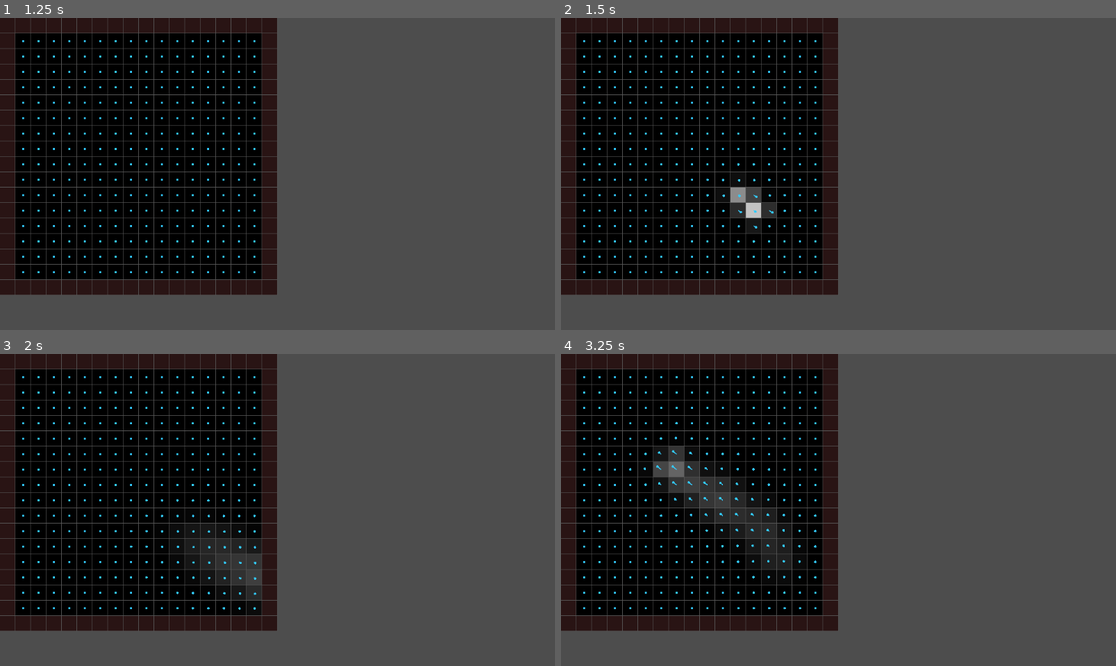
Above: before the commit, frames 1-4 (two rows, left to right).
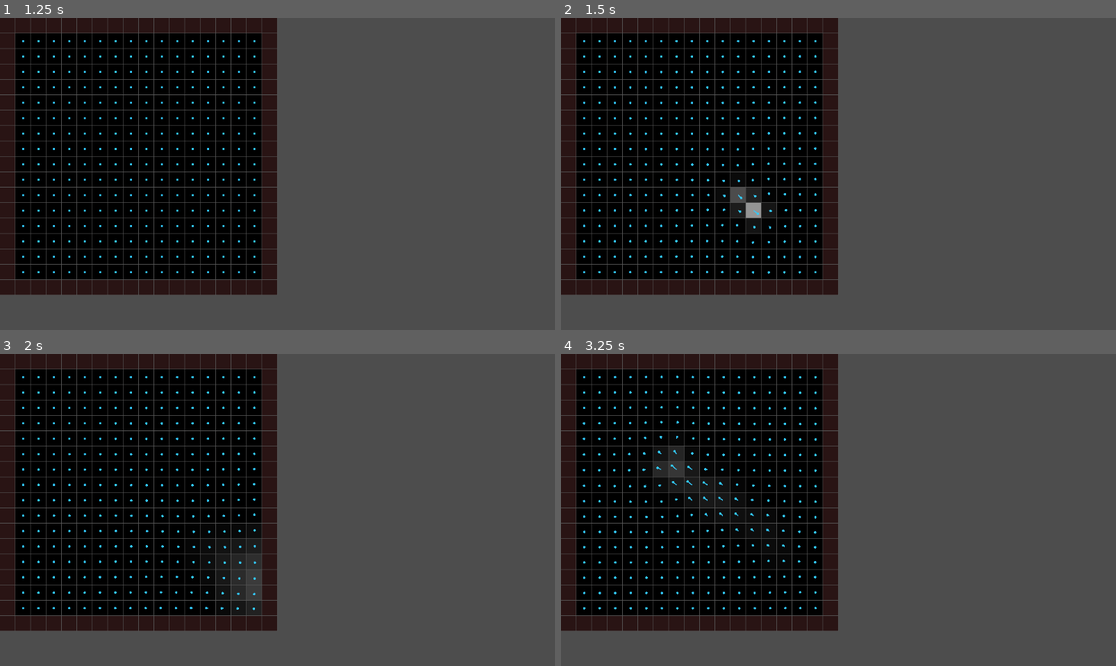
Above: after the commit, the same moments.

Repository: rskupnik/godot-fluid-simulation-demo
Game: Godot game, scene res://root.tscn
Two runs of this game, one before a commit and one after it. Both use one fixed random seed, a clock stepped at 60 frames per second and the inputs below.
Inputs (mouse positions are in pixels of both pictures, inside the frame that each line leads up to):
- Up to frame 1 (1.25 s): tap Enter at 0.5 s; move the mouse to (399, 158) at 0.52 s; click (399, 158) at 0.67 s
- Up to frame 2 (1.5 s): tap Space at 1.25 s; drag from (727, 189) to (810, 236) at 1.27 s
- Up to frame 3 (2 s): no input
- Up to frame 4 (3.25 s): move the mouse to (894, 441) at 2.02 s; click (894, 441) at 2.17 s; tap Enter at 2.75 s; drag from (810, 572) to (672, 463) at 2.77 s

Frame 1 is identical in both runs. In frame 2, 0.8% of the frame differs, in the area x 4-47%, y 7-82%; in frame 3, 0.5%; in frame 4, 2.9%, in the area x 3-47%, y 6-82%.

Commit message:
add velocity projection

Diff:
--- a/fluid_grid.gd
+++ b/fluid_grid.gd
@@ -29,6 +29,11 @@
 # "v" stores the vertical velocity (y direction)
 var v: PackedFloat32Array
 var v_prev: PackedFloat32Array
+
+# TODO: What are those?
+# Helper fields for projection
+var pressure: PackedFloat32Array
+var divergence: PackedFloat32Array
 
 func _ready():
 	# Resize all the arrays properly
@@ -43,6 +48,8 @@
 	v.resize(size)
 	u_prev.resize(size)
 	v_prev.resize(size)
+	pressure.resize(size)
+	divergence.resize(size)
 
 	queue_redraw()
 
@@ -166,7 +173,7 @@
 				s0 * (t0 * density_prev[IX(i0, j0)] + t1 * density_prev[IX(i0, j1)]) +
 				s1 * (t0 * density_prev[IX(i1, j0)] + t1 * density_prev[IX(i1, j1)])
 			)
-	set_bnd(BoundaryType.DENSITY, density)
+	set_bnd(BoundaryType.SCALAR, density)
 
 # When we advect density, we move density along the velocity field
 # Here we do the same but with the velocity itself - so we move velocity along the velocity field
@@ -216,6 +223,88 @@
 	set_bnd(BoundaryType.VELOCITY_HORIZONTAL, u)
 	set_bnd(BoundaryType.VELOCITY_VERTICAL, v)
 
+# Projection is what makes the simulation behave natural
+# We want to simulate an incompressible fluid, which means that density should neither magically
+# "pile-up" (compress) or "vanish" (decompress) - basically we want it to conserve mass
+# The problem is that both velocity diffusion and velocity advection cause these "artifacts"
+# To solve this, we need to perform projection with two helper arrays: divergence and pressure
+# I call them "helper" arrays because we don't render them (like we do density and velocity arrays)
+# We just use them for calculation and correction
+# Divergence measures how much density flows out and into the cell. Positive divergence means
+# more density is flowing out than is flowing in. Negative - the opposite. Zero divergence means
+# there's balance - and that's what we want.
+# Pressure is calculated from divergence and tells us "how much correction should be applied to
+# counteract the divergence"
+# High pressure pushes velocity away, low pressure pulls velocity in, pressure gradient tells us
+# the direction and strength of the flow - that can counteract the divergence effects and make the fluid behave realistically
+# This is what projection is - a way of finding such a pressure field that will cancel out the
+# divergence, in effect making the simulated fluid conserve mass
+# We want to answer the question: "What pressure field p should I subtract so the result velocity has no divergence?"
+# This basically gives us a Poisson equation: laplacian(pressure) = divergence
+# Solving this exactly is way too expensive computation-wise, so we will use the tool we already know -
+# - Gauss-Seidel relaxation - to approximate a good-enough answer
+func project_velocity() -> void:
+	var h := 1.0 / N	# This is a scaling factor for our grid (basically the distance between one cell center and a neighbouring cell center)
+
+	for j in range(1, N + 1):
+		for i in range(1, N + 1):
+
+			# We calculate divergence by observing the velocities of neghbouring cells
+			# Remember - we want to check if the fluid flowing in and out of this cell is in balance or not
+			# Velocity of the neighbours will tell us that. For vertical velocity we look one cell down and one cell up
+			# For horzontal velocity - one cell to the left and one to the right
+			divergence[IX(i, j)] = -0.5 * h * (			# Multiplying by 0.5 centers the difference because we are looking at two neighbours
+														# The negative sign is just for convenience - it matches the later equation of where pressure is added to the Poisson solve
+				u[IX(i + 1, j)] - u[IX(i - 1, j)] +		# Horizontal velocity to the left and right
+				v[IX(i, j + 1)] - v[IX(i, j - 1)]		# Vertical velocity to the up and down
+			)
+			pressure[IX(i, j)] = 0.0	# Initialize pressure to 0 at each cell, we will approximate it later
+
+	# As with any other field, we need to calculate the boundaries
+	# Both divergence and pressure are simple scalar fields, same as density, so we treat them the same
+	set_bnd(BoundaryType.SCALAR, divergence)
+	set_bnd(BoundaryType.SCALAR, pressure)
+
+	# This is the same familiar Gauss-Seidel relaxation equation that we have used before
+	# Calculating exact pressure is too expensive, so we approximate with Gauss-Seidel relaxation
+	# Iterating 20 times should be good enough
+	# Once we are finished, we get a pressure field to correct the effect of divergence
+	for k in range(20):
+		for j in range(1, N + 1):
+			for i in range(1, N + 1):
+
+				# New pressure at this cell = local divergence + average of neighbouring pressures
+				# Notice how the divergence stays static (this loop doesn't modify the divergence array)
+				# But the pressure array changes in each iteration
+				# After repeating that 20 times we arrive at a solution that is good enough - an approximation
+				pressure[IX(i, j)] = (
+					divergence[IX(i, j)] +		# Local divergence
+					pressure[IX(i - 1, j)] +	# Neighbouring pressures
+					pressure[IX(i + 1, j)] +
+					pressure[IX(i, j - 1)] +
+					pressure[IX(i, j + 1)]
+				) / 4.0							# Four neighbours so we divide to get an average
+
+		set_bnd(BoundaryType.SCALAR, pressure)
+
+	# Here we subtract the pressure gradient from velocity to eliminate the "unnatural" part
+	# The right hand side is the gradient calculation
+	# Technically, a gradient of a scalar field (which pressure is) is a vector field
+	# Such field contains vectors which point in the direction where pressure increases the fastest
+	# And the magnitude of those vectors tells us how steep that increase is
+	# We operate on a grid, so we can approximate this with neighbours - left and right for horizontal
+	# velocity and top and down for vertical velocity.
+	# We need to divide by 2h because the distance between the neighbours is 2h
+	# So we arrive at equation: (p[i+1] - p[i-1]) / (2h)
+	# After simplification it becomes: 0.5 * (p[i+1] - p[i-1]) / h
+	for j in range(1, N + 1):
+		for i in range(1, N + 1):
+			u[IX(i, j)] -= 0.5 * (pressure[IX(i + 1, j)] - pressure[IX(i - 1, j)]) / h
+			v[IX(i, j)] -= 0.5 * (pressure[IX(i, j + 1)] - pressure[IX(i, j - 1)]) / h
+
+	set_bnd(BoundaryType.VELOCITY_HORIZONTAL, u)
+	set_bnd(BoundaryType.VELOCITY_VERTICAL, v)
+
 # Diffusion simply means spreading the density to the neighbouring cells
 # Think of it like putting a drop of paint in water - it will spread
 # This uses what is called "Gauss-Seidel relaxation", which basically means
@@ -243,7 +332,7 @@
 						density[IX(i, j + 1)]		# :)
 					)
 				) / (1.0 + 4.0 * a)					# This balances the math, since we add densities from 5 cells (this one + 4 neighbours). Without this, the density would grow too much (try it!)
-		set_bnd(BoundaryType.DENSITY, density)
+		set_bnd(BoundaryType.SCALAR, density)
 
 # Diffusion here can be understood as "spreading among neighbour cells"
 # Just as we diffuse density, we now do the same for velocity
@@ -305,7 +394,7 @@
 	grid[IX(N + 1, N + 1)] = 0.5 * (grid[IX(N, N + 1)] + grid[IX(N + 1, N)])
 
 enum BoundaryType {
-	DENSITY,
+	SCALAR,
 	VELOCITY_HORIZONTAL,
 	VELOCITY_VERTICAL
 }
@@ -340,7 +429,7 @@
 		var topmost_simulated_cell_index = IX(i, N)
 
 		# For density, we simply copy the value of the nearest simulated cell
-		if boundary == BoundaryType.DENSITY:
+		if boundary == BoundaryType.SCALAR:
 			grid[left_boundary_cell_index] = grid[leftmost_simulated_cell_index]
 			grid[right_boundary_cell_index] = grid[rightmost_simulated_cell_index]
 			grid[bottom_boundary_cell_index] = grid[bottommost_simulated_cell_index]
@@ -424,9 +513,11 @@
 func _process(delta: float) -> void:
 	copy_velocity_to_prev()
 	diffuse_velocity(delta)
+	project_velocity()
 
 	copy_velocity_to_prev()
 	advect_velocity(delta)
+	project_velocity()
 
 	copy_density_to_prev()
 	diffuse_density(delta)
@@ -435,7 +526,7 @@
 	advect_density(delta)
 
 	fade_density(delta)
-	fade_velocity(delta)
+	#fade_velocity(delta)
 
 	queue_redraw()
 
